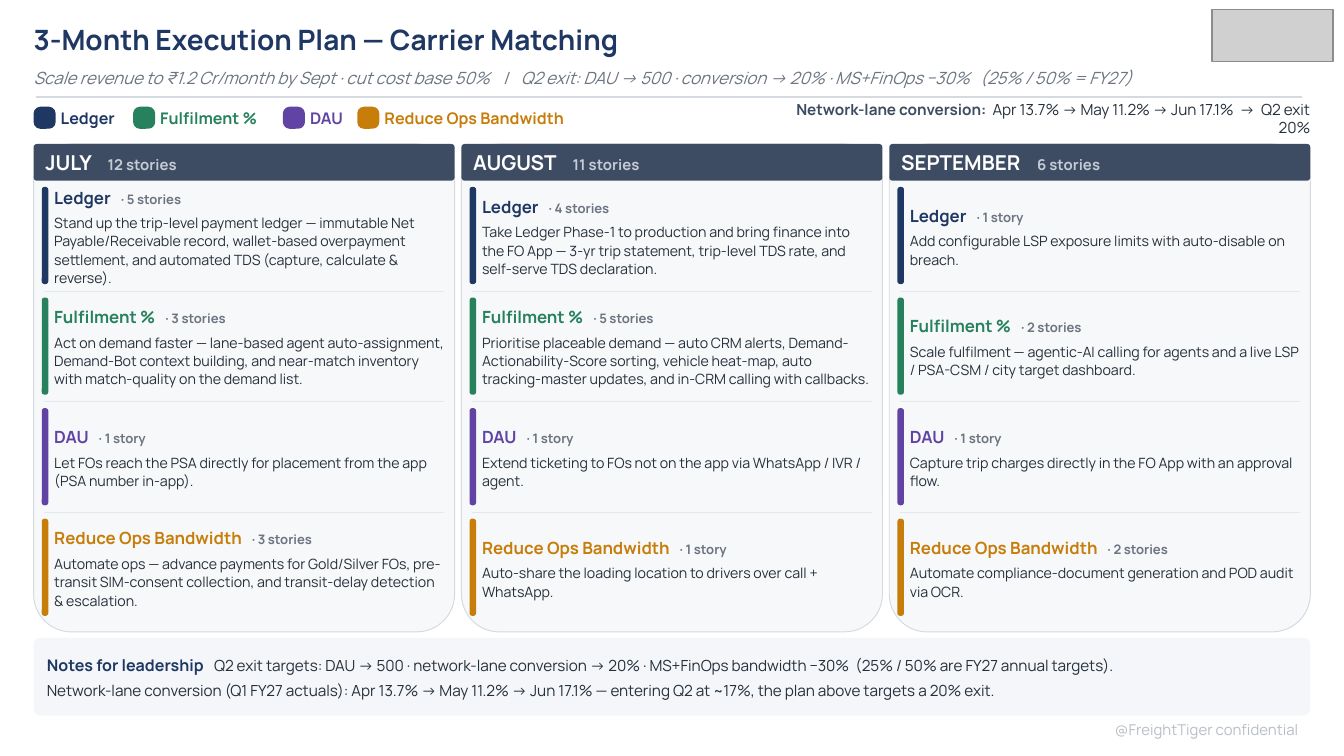
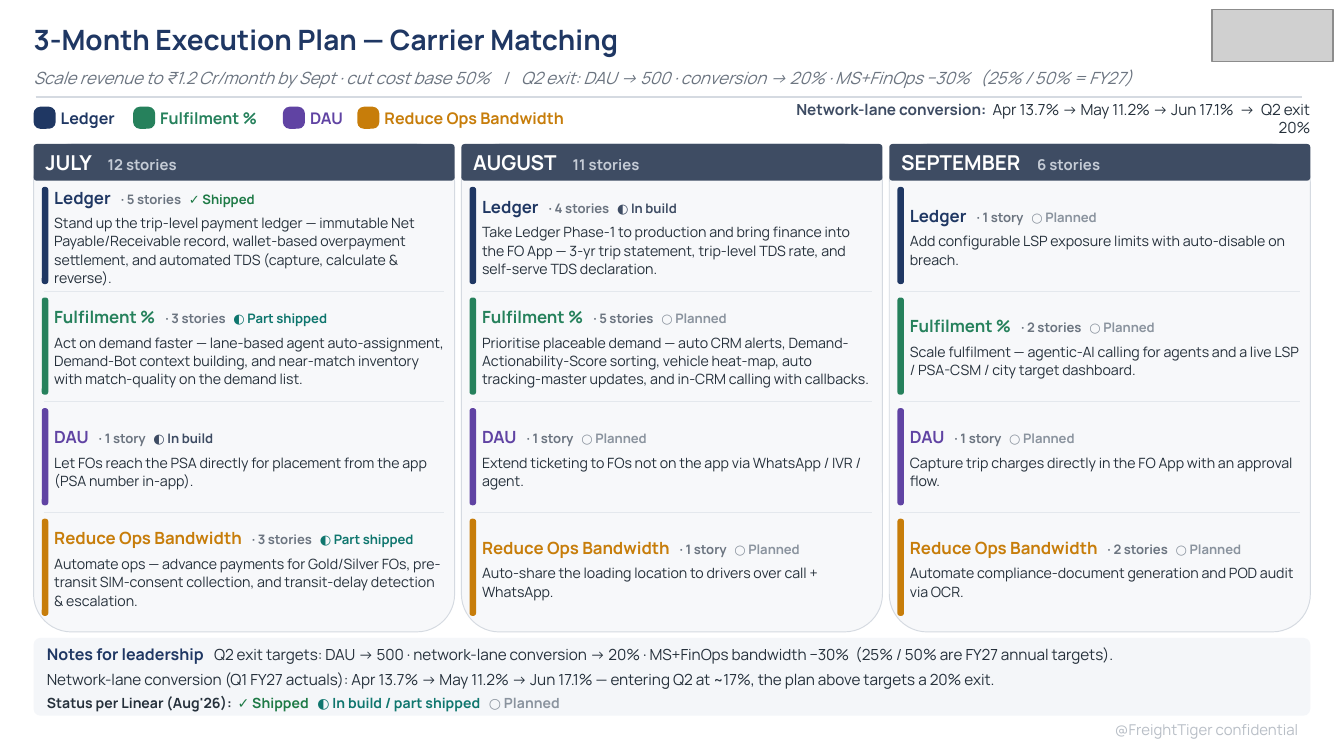
Before and after one commit to Devendra471/linear-prd-agent, a slide deck: slide 4 of board_review_q2_2026/TML_Review_CM_AprMayJun_2026_BoardReview.pptx. Drawn at 1344x756 pixels with LibreOffice and Linux fonts; fonts in the diff are those of the drawing; grey boxes stand for pictures. Boxes give left, top, right and bottom in pixels: in the first picture for what was removed or moved away, otherwise in the second. Text is boxed around its words. In the diff, an @@ line names an element or a change of style, - is before the commit and + after.

```diff
--- a/board_review_q2_2026/TML_Review_CM_AprMayJun_2026_BoardReview.pptx
+++ b/board_review_q2_2026/TML_Review_CM_AprMayJun_2026_BoardReview.pptx
@@ text at [54, 192, 254, 209]: text changed @@
-Ledger · 5 stories
+Ledger · 5 stories ✓ Shipped
@@ text at [482, 201, 677, 218]: text changed @@
-Ledger · 4 stories
+Ledger · 4 stories ◐ In build
@@ text at [910, 210, 1096, 227]: text changed; text colour #6B7480 to #8A939E @@
-Ledger · 1 story
+Ledger · 1 story ○ Planned
@@ text at [54, 310, 327, 326]: text changed; size 9 to 7 pt; text colour #26815C to #0F766E @@
-Fulfilment % · 3 stories
+Fulfilment % · 3 stories ◐ Part shipped
@@ text at [482, 310, 726, 324]: text changed; size 9 to 7 pt @@
-Fulfilment % · 5 stories
+Fulfilment % · 5 stories ○ Planned
@@ text at [910, 319, 1154, 333]: text changed; size 9 to 7 pt @@
-Fulfilment % · 2 stories
+Fulfilment % · 2 stories ○ Planned
@@ text at [54, 431, 214, 446]: text changed; text colour #6B7480 to #3E4C63 @@
-DAU · 1 story
+DAU · 1 story ◐ In build
@@ text at [482, 431, 646, 446]: text changed; text colour #6B7480 to #8A939E @@
-DAU · 1 story
+DAU · 1 story ○ Planned
@@ text at [910, 431, 1074, 446]: text changed; text colour #6B7480 to #8A939E @@
-DAU · 1 story
+DAU · 1 story ○ Planned
@@ text at [54, 531, 414, 548]: text changed; size 9 to 7 pt @@
-Reduce Ops Bandwidth · 3 stories
+Reduce Ops Bandwidth · 3 stories ◐ Part shipped
@@ text at [482, 541, 799, 558]: text changed @@
-Reduce Ops Bandwidth · 1 story
+Reduce Ops Bandwidth · 1 story ○ Planned
@@ text at [910, 541, 1241, 558]: text changed @@
-Reduce Ops Bandwidth · 2 stories
+Reduce Ops Bandwidth · 2 stories ○ Planned
@@ text at [47, 696, 560, 712]: paragraph added @@
+Status per Linear (Aug'26): ✓ Shipped ◐ In build / part shipped ○ Planned
```
Also in this commit, not shown: 2 other files.
